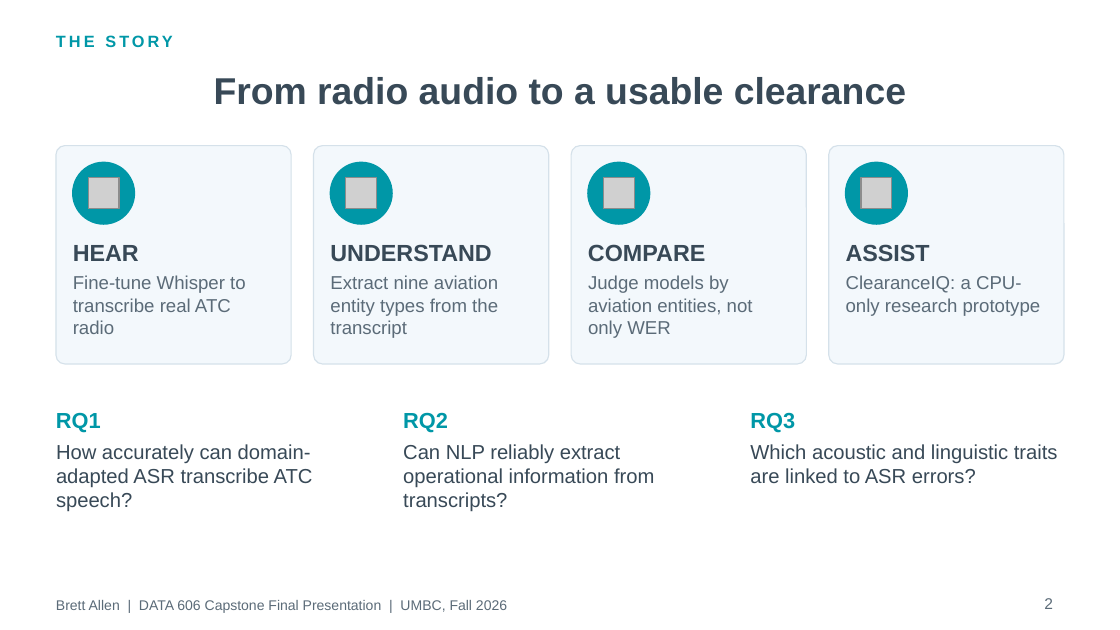
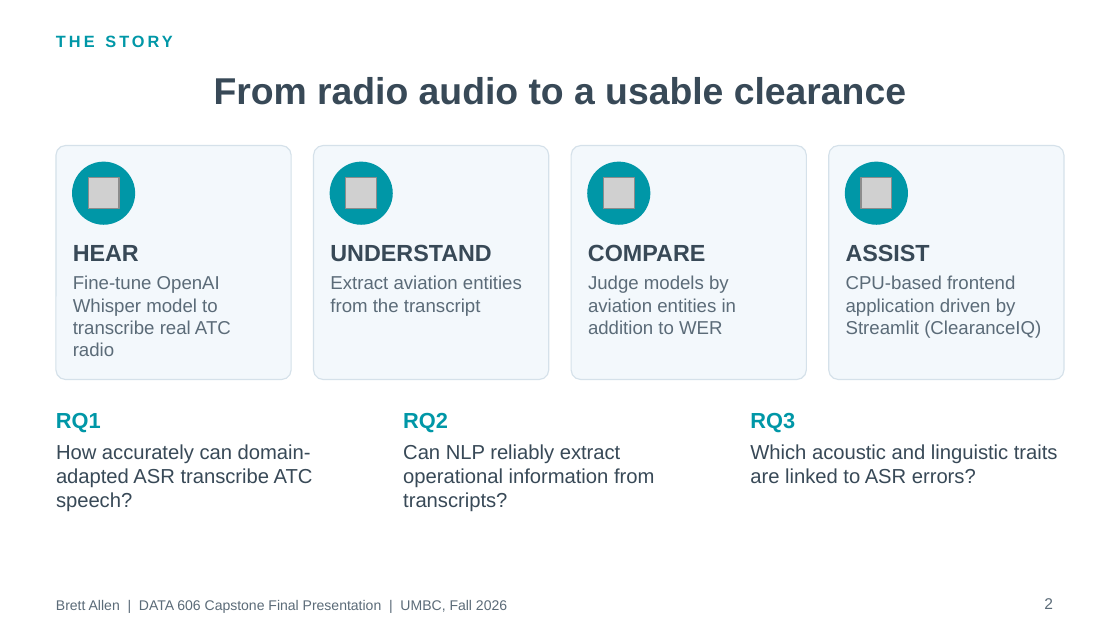
Before and after one commit to BrettFX/UMBC-DATA606-Capstone, a slide deck: slide 2 of docs/Allen_DATA_606_Capstone_Final.pptx. Drawn at 1120x630 pixels with LibreOffice and Linux fonts; fonts in the diff are those of the drawing; grey boxes stand for pictures. Boxes give left, top, right and bottom in pixels: in the first picture for what was removed or moved away, otherwise in the second. Text is boxed around its words. In the diff, an @@ line names an element or a change of style, - is before the commit and + after.

Commit message:
Update final presentation slides Adjust wording and visuals, etc.

```diff
--- a/docs/Allen_DATA_606_Capstone_Final.pptx
+++ b/docs/Allen_DATA_606_Capstone_Final.pptx
@@ rounded rectangle: place and size @@
-rounded rectangle at (56, 146, 291, 364)
+rounded rectangle at (56, 146, 291, 380)
@@ rounded rectangle: place and size @@
-rounded rectangle at (314, 146, 549, 364)
+rounded rectangle at (314, 146, 549, 380)
@@ rounded rectangle: place and size @@
-rounded rectangle at (571, 146, 806, 364)
+rounded rectangle at (571, 146, 806, 380)
@@ rounded rectangle: place and size @@
-rounded rectangle at (829, 146, 1064, 364)
+rounded rectangle at (829, 146, 1064, 380)
@@ text at (73, 275, 231, 356): text changed @@
-Fine-tune Whisper to transcribe real ATC radio
+Fine-tune OpenAI Whisper model to transcribe real ATC radio
@@ text at (330, 275, 522, 316): text changed @@
-Extract nine aviation entity types from the transcript
+Extract aviation entities from the transcript
@@ text at (588, 275, 737, 334): text changed @@
-Judge models by aviation entities, not only WER
+Judge models by aviation entities in addition to WER
@@ text at (846, 275, 1041, 338): text changed @@
-ClearanceIQ: a CPU-only research prototype
+CPU-based frontend application driven by Streamlit (ClearanceIQ)
```
Also in this commit, not shown: 16 other slides changed, 1 other file.
